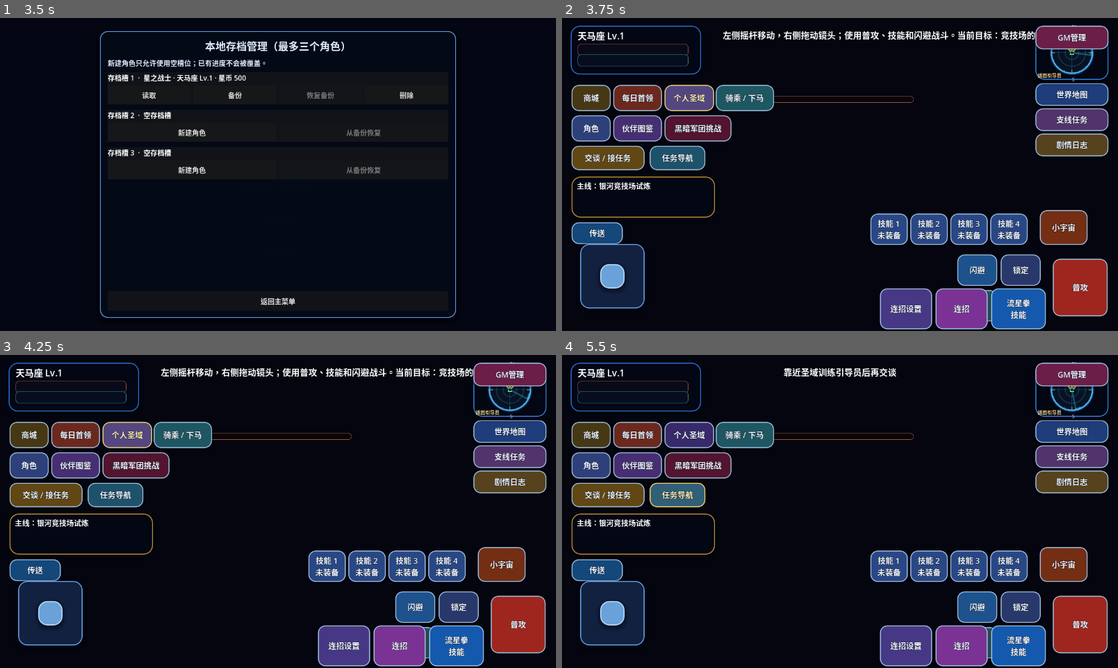
Above: before the commit, frames 1-4 (two rows, left to right).
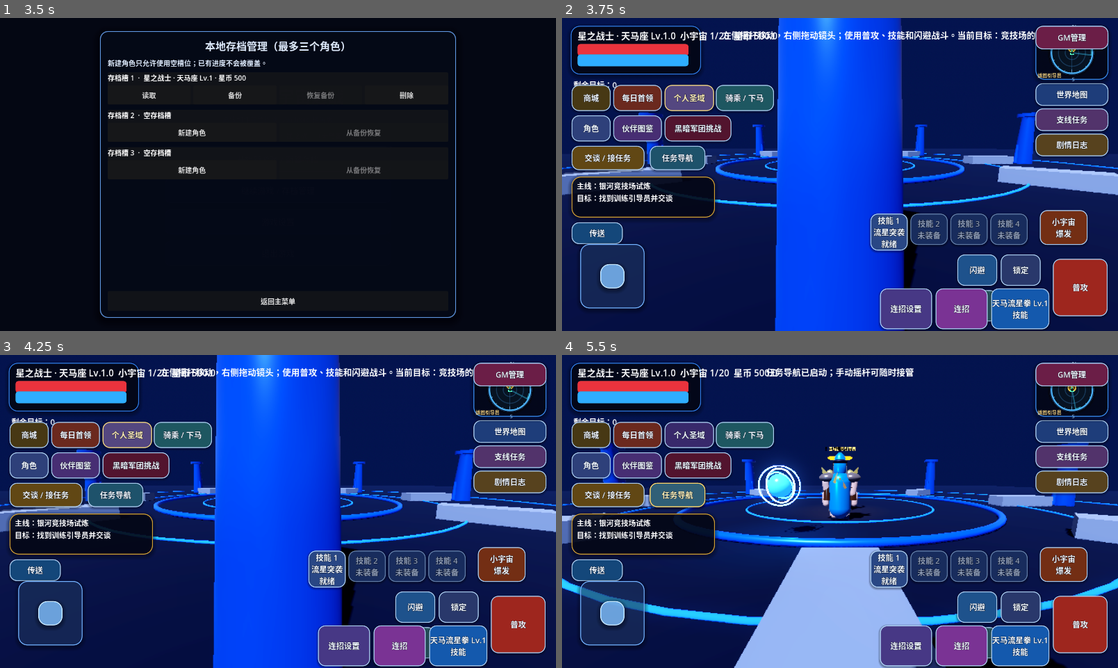
Above: after the commit, the same moments.

Repository: Qazwesrd/Saint-Seiya-Universe-War
Game: Godot game, scene res://scenes/main_menu.tscn
Same seed, same stepped clock (60 frames per second), same inputs: the game is played once before the commit and once after it.
Inputs:
- Up to frame 1 (3.5 s): click "开始新游戏 / 新建存档" at 0.5 s; click "开始新游戏 / 新建存档" at 1.25 s; click "继续游戏 / 存档管理" at 2 s; click "游戏设置" at 2.75 s
- Up to frame 2 (3.75 s): click "读取" at 3.5 s
- Up to frame 3 (4.25 s): no input
- Up to frame 4 (5.5 s): click "交谈 / 接任务" at 4.25 s; click "任务导航" at 5 s

Frame 1 is identical in both runs. In frame 2, 72% of the frame differs, in the area x 0-100%, y 0-100%; in frame 3, 72%; in frame 4, 73%.
Error before the commit: Parse Error: Cannot infer the type of "star_x" variable because the value doesn't have a set type. (res://scripts/player.gd:1025)

Commit message:
Fix explicit armor ornament coordinate types

Diff:
--- a/game/scripts/player.gd
+++ b/game/scripts/player.gd
@@ -1022,8 +1022,8 @@
         platinum_star_mesh.size = Vector3(0.12, 0.26, 0.075)
         for star_side in [-1.0, 1.0]:
             for star_index in range(3):
-                var star_x := star_side * (0.30 + float(star_index) * 0.12)
-                var star_y := 1.12 + float(star_index) * 0.18
+                var star_x: float = star_side * (0.30 + float(star_index) * 0.12)
+                var star_y: float = 1.12 + float(star_index) * 0.18
                 var platinum_star := _add_armor_piece(platinum_star_mesh, Vector3(star_x, star_y, -0.49), Vector3.ONE, stage_trim_color, 1.0, "chest")
                 platinum_star.rotation.z = -star_side * (0.18 + float(star_index) * 0.16)
     var belt_gem_mesh := PrismMesh.new()
